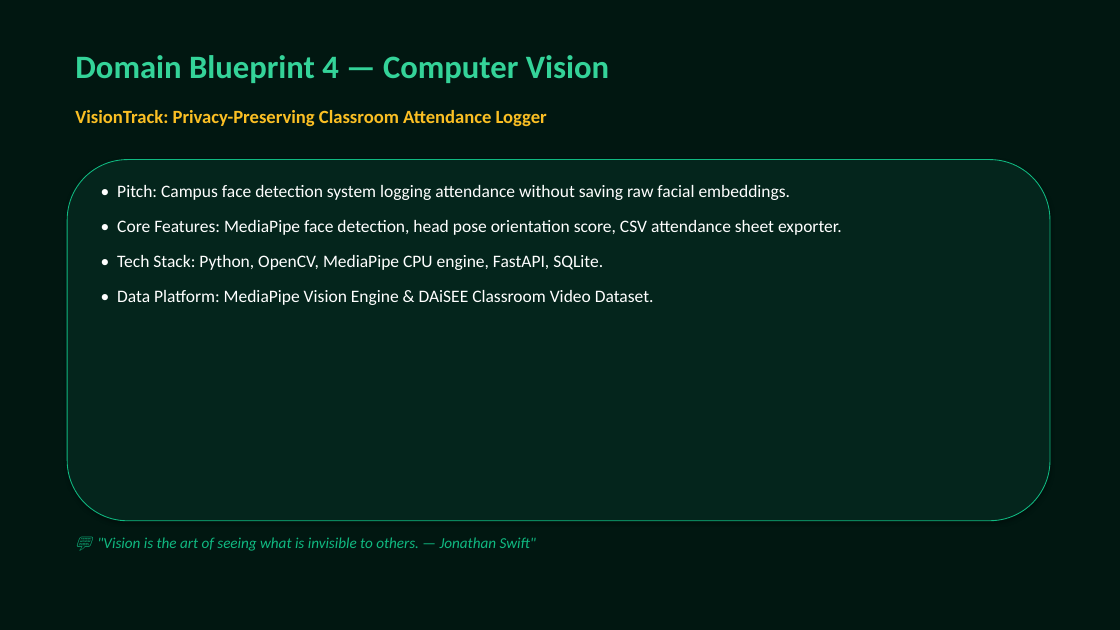
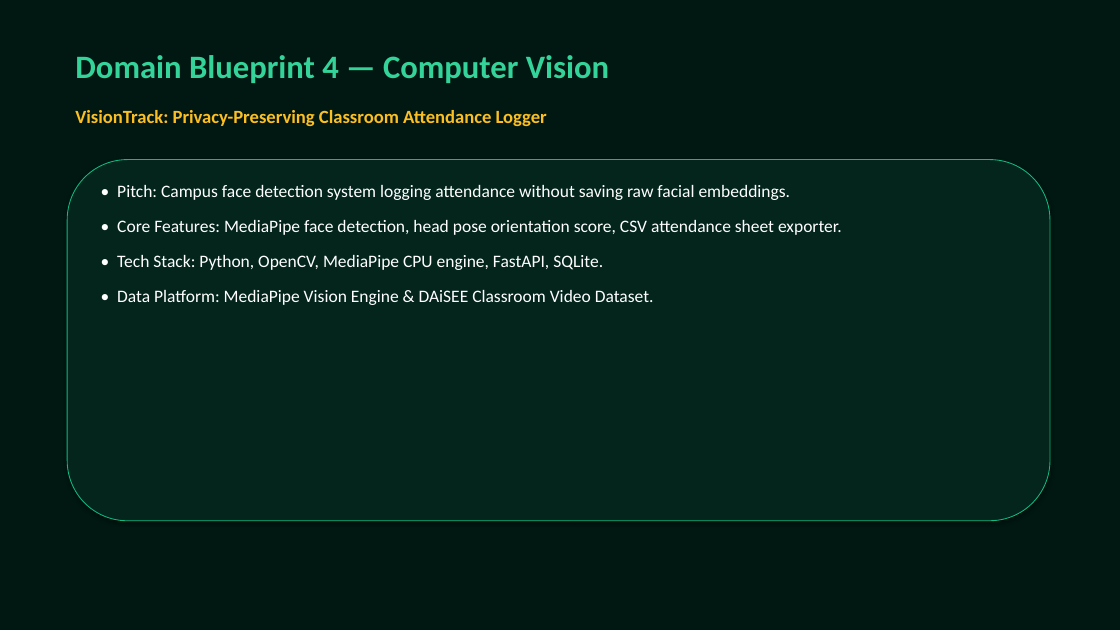
Before and after one commit to ishansharma16012007-bot/3hr-promptwars, a slide deck: slide 12 of antigravity_presentation.pptx. Drawn at 1120x630 pixels with LibreOffice and Linux fonts; fonts in the diff are those of the drawing. Boxes give left, top, right and bottom in pixels: in the first picture for what was removed or moved away, otherwise in the second. Text is boxed around its words. In the diff, an @@ line names an element or a change of style, - is before the commit and + after.

```diff
--- a/antigravity_presentation.pptx
+++ b/antigravity_presentation.pptx
@@ text removed at (97,537,536,551) @@
-💬 "Vision is the art of seeing what is invisible to others. — Jonathan Swift"
```
Also in this commit, not shown: 19 other slides changed, 3 other files.
